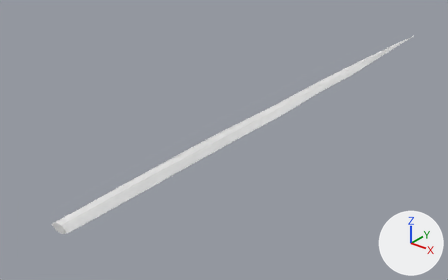
Renders of the glTF model godot/assets/waffen/modelle/degenklinge/t4_4.glb from each side of a commit.
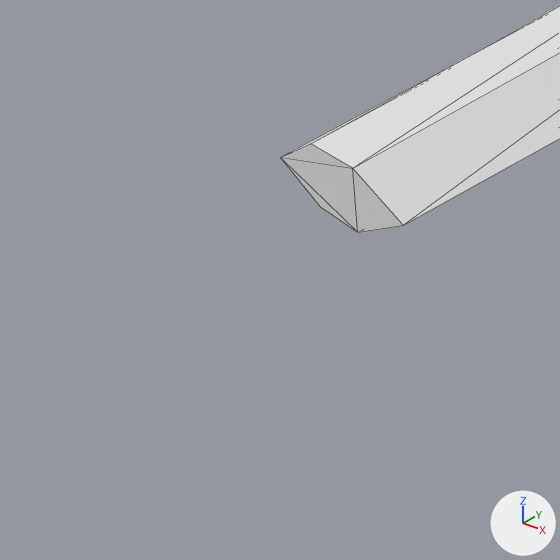
Old and new are each drawn whole from a 50 mm camera at (0.471, -0.208, 0.363) aimed at (-0.063, 0.46, -0.051) and again close up on the part from 3% to 20% of the width and 72% to 100% of the height. Lighting does not change. The marker at lower right points along +X, +Y and +Z. The first two pictures are the older version. The close-ups show mesh edges as thin lines. Vertices at exactly the same position are counted once.

In view in the first close-up: 'degenklinge_t4_4'.
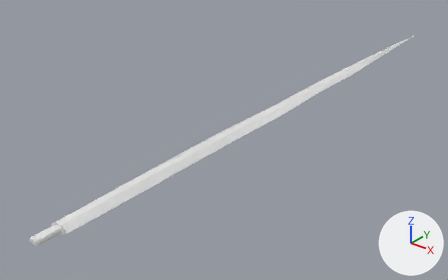
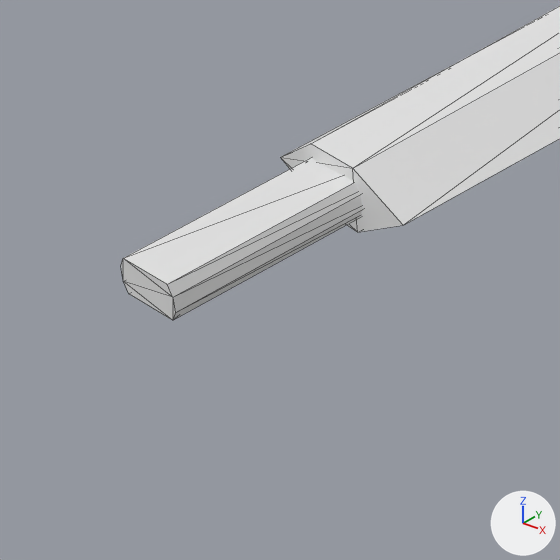
Boxes (x1, y1, x2, y2) around the edits, measured in the close-ups (560 x 560 px):
'degenklinge_t4_4', reshaped
    before: (281, 6, 560, 232)
    after: (121, 6, 560, 320)
part 1 of me_degenklinge_t4_4, added
    after: (121, 158, 362, 320)

What changed in the scene script:
```text
Change me_degenklinge_t4_4:
    used by ob_degenklinge_t4_4; location = (0.0, 0.0, 0.0)
    remove me_degenklinge_t4_4.from_pydata(...)  # 55 vertices, 106 faces; spans x -0.017..0.017, y 0.107..1.01, z -0.007..0.007
    add me_degenklinge_t4_4.from_pydata(...)  # 71 vertices, 134 faces; spans x -0.017..0.017, y 0.075..1.01, z -0.007..0.007
    me_degenklinge_t4_4 part 1: a new loose piece of 16 vertices spanning x -0.006..0.006, y 0.075..0.119, z -0.003..0.003, in mat_eis (white #e7e7e7)
```
